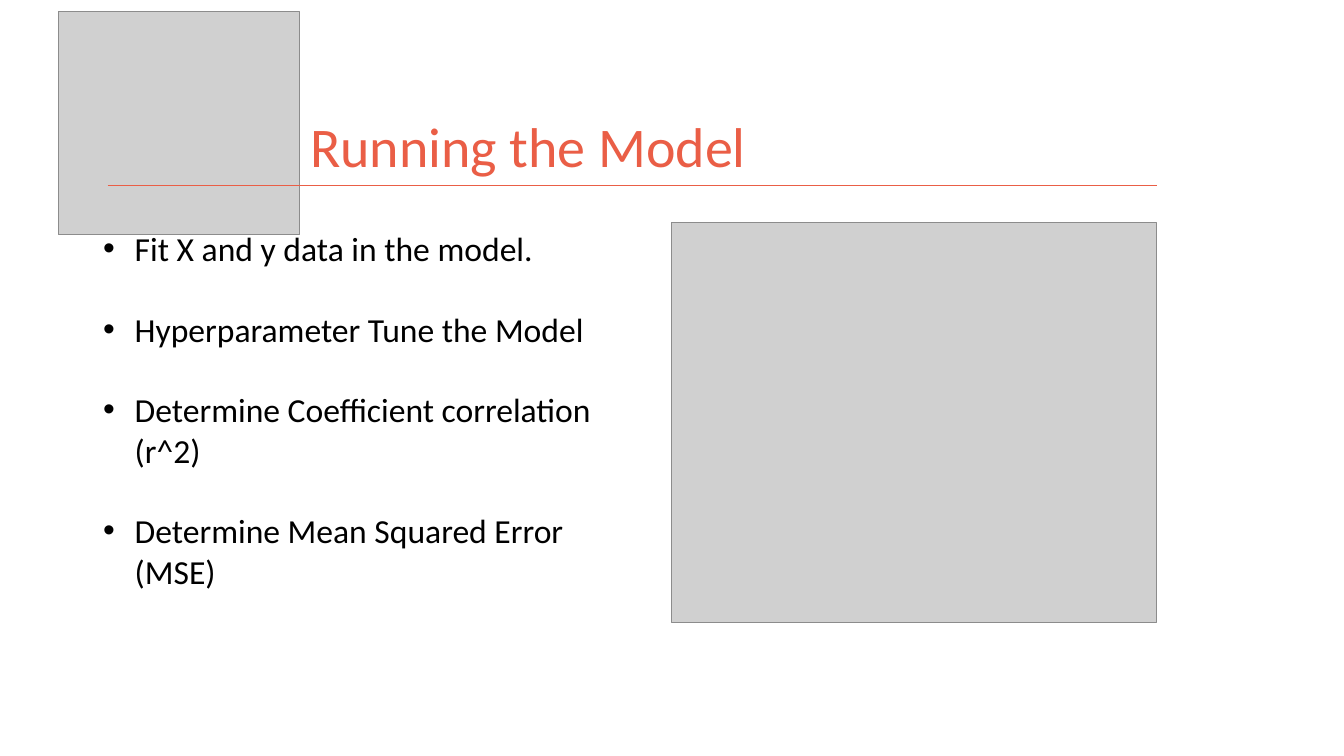
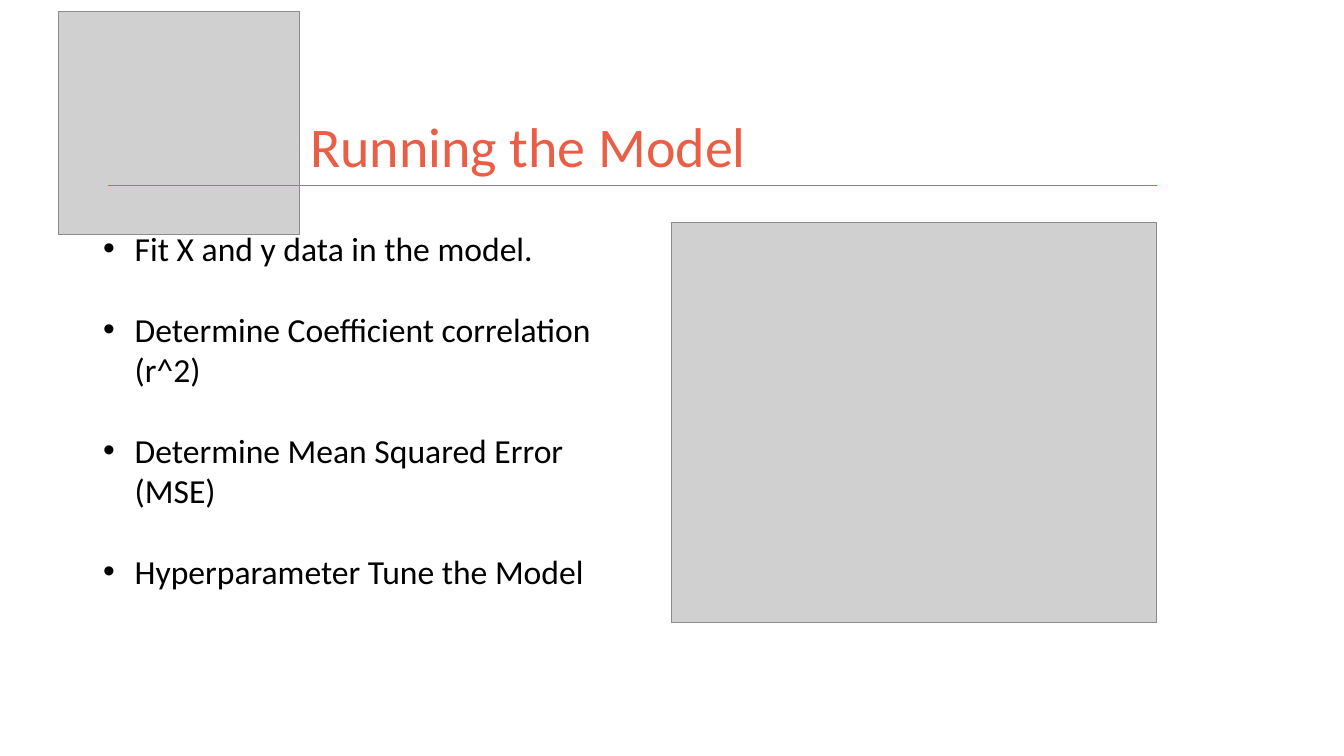
Before and after one commit to kman4/AirbnbPredictions, a slide deck: slide 14 of Airbnb Price Predictions (Model).pptx. Drawn at 1344x756 pixels with LibreOffice and Linux fonts; fonts in the diff are those of the drawing; grey boxes stand for pictures. Boxes give left, top, right and bottom in pixels: in the first picture for what was removed or moved away, otherwise in the second. Text is boxed around its words. In the diff, an @@ line names an element or a change of style, - is before the commit and + after.

Commit message:
update powerpoint

```diff
--- a/Airbnb Price Predictions (Model).pptx
+++ b/Airbnb Price Predictions (Model).pptx
@@ text at (x1=135, y1=318, x2=583, y2=348): paragraph removed @@
-• Hyperparameter Tune the Model
@@ text at (x1=135, y1=560, x2=583, y2=590): paragraph added @@
+• Hyperparameter Tune the Model
```
Also in this commit, not shown: 2 other slides changed.
